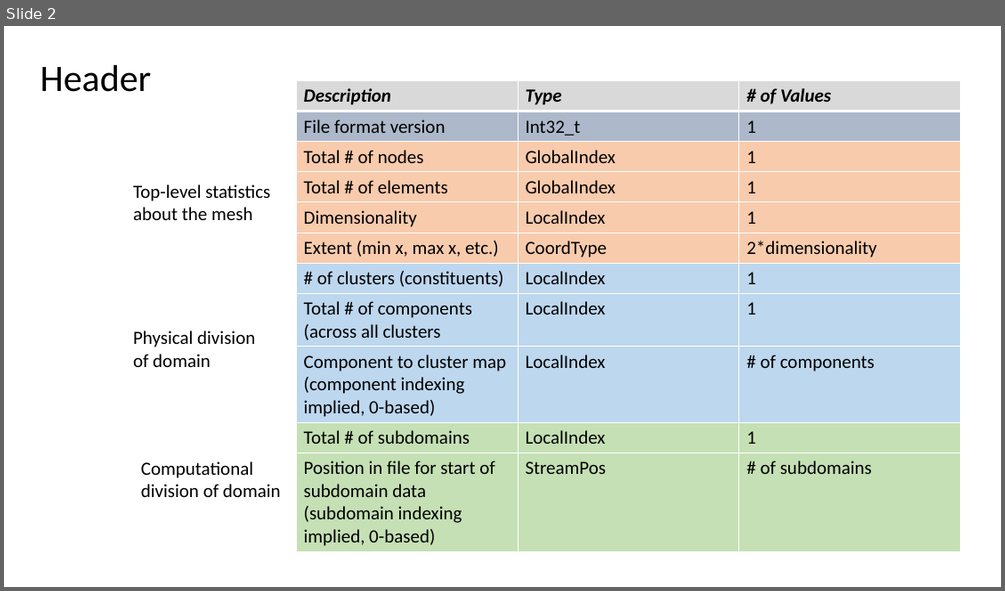
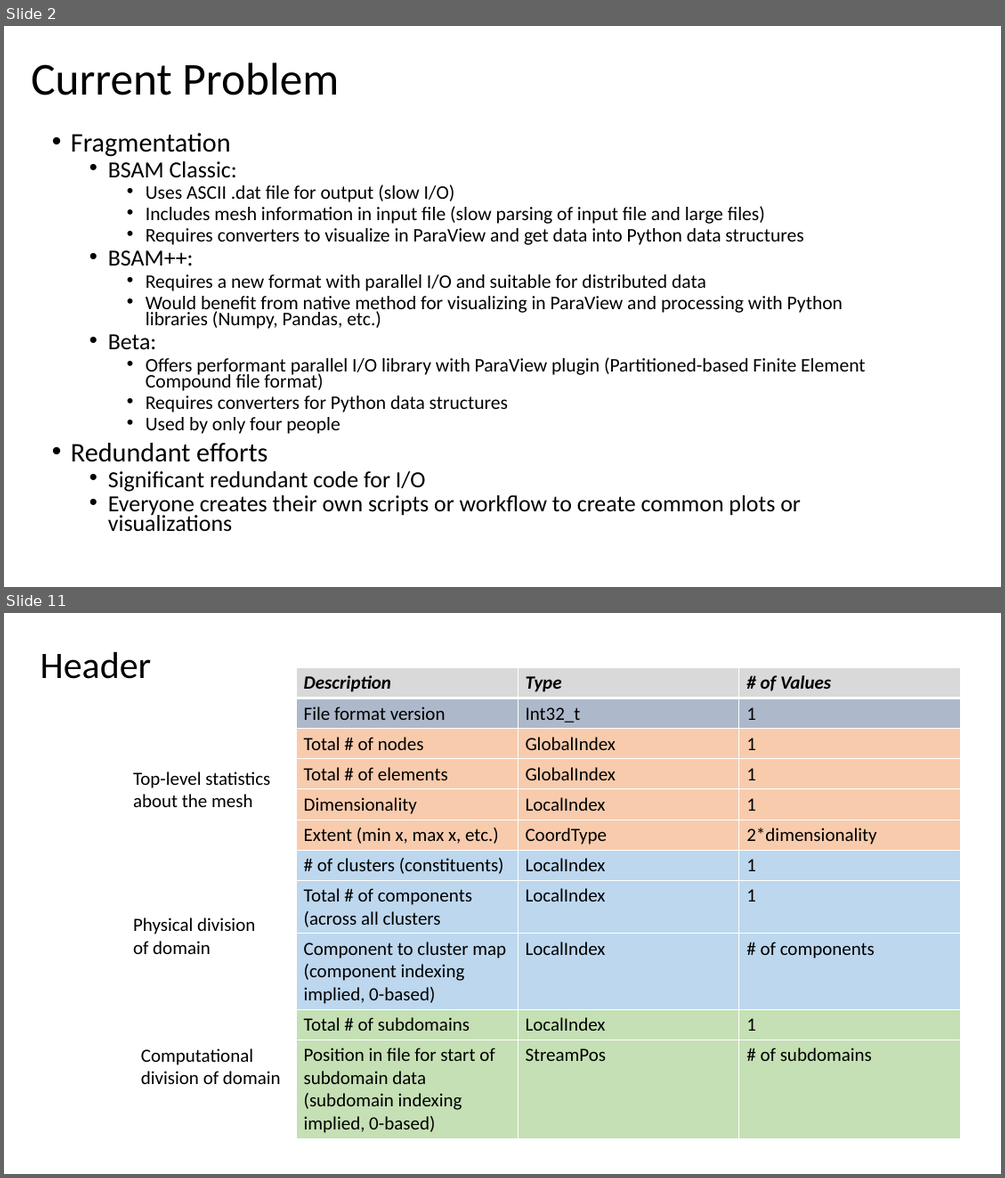
Before and after one commit to afrl/sheff-fea-io, a slide deck: docs/FormatSpecification.pptx. Shown one above the other, each under a label of ours: slide 2 before the commit, slides 2 and 11 after it; the slides between them are not shown. The pictures are 1005x591 and 1005x1178 pixels, drawn with LibreOffice and Linux fonts; fonts in the diff are those of the drawing. Boxes give left, top, right and bottom in pixels: in the first picture for what was removed or moved away, otherwise in the second. Text is boxed around its words. In the diff, an @@ line names an element or a change of style, - is before the commit and + after.

```diff
--- a/docs/FormatSpecification.pptx
+++ b/docs/FormatSpecification.pptx
@@ slide 2 added at bbox=[4, 26, 1001, 587], background #FFFFFF @@
@@ title added at bbox=[31, 62, 339, 95], 44 pt, text #000000 @@
+Current Problem
@@ text added at bbox=[71, 133, 865, 532], 18.5 pt, text #000000 @@
+• Fragmentation
+  • BSAM Classic:
+    • Uses ASCII .dat file for output (slow I/O)
+    • Includes mesh information in input file (slow parsing of input file and large files)
+    • Requires converters to visualize in ParaView and get data into Python data structures
+  • BSAM++:
+    • Requires a new format with parallel I/O and suitable for distributed data
+    • Would benefit from native method for visualizing in ParaView and processing with Python libraries (Numpy, Pandas, etc.)
+  • Beta:
+    • Offers performant parallel I/O library with ParaView plugin (Partitioned-based Finite Element Compound file format)
+    • Requires converters for Python data structures
+    • Used by only four people
+• Redundant efforts
+  • Significant redundant code for I/O
+  • Everyone creates their own scripts or workflow to create common plots or visualizations
@@ what was slide 2 is now slide 11 @@
```
Also in this commit, not shown: 8 other slides added, 3 other files.
